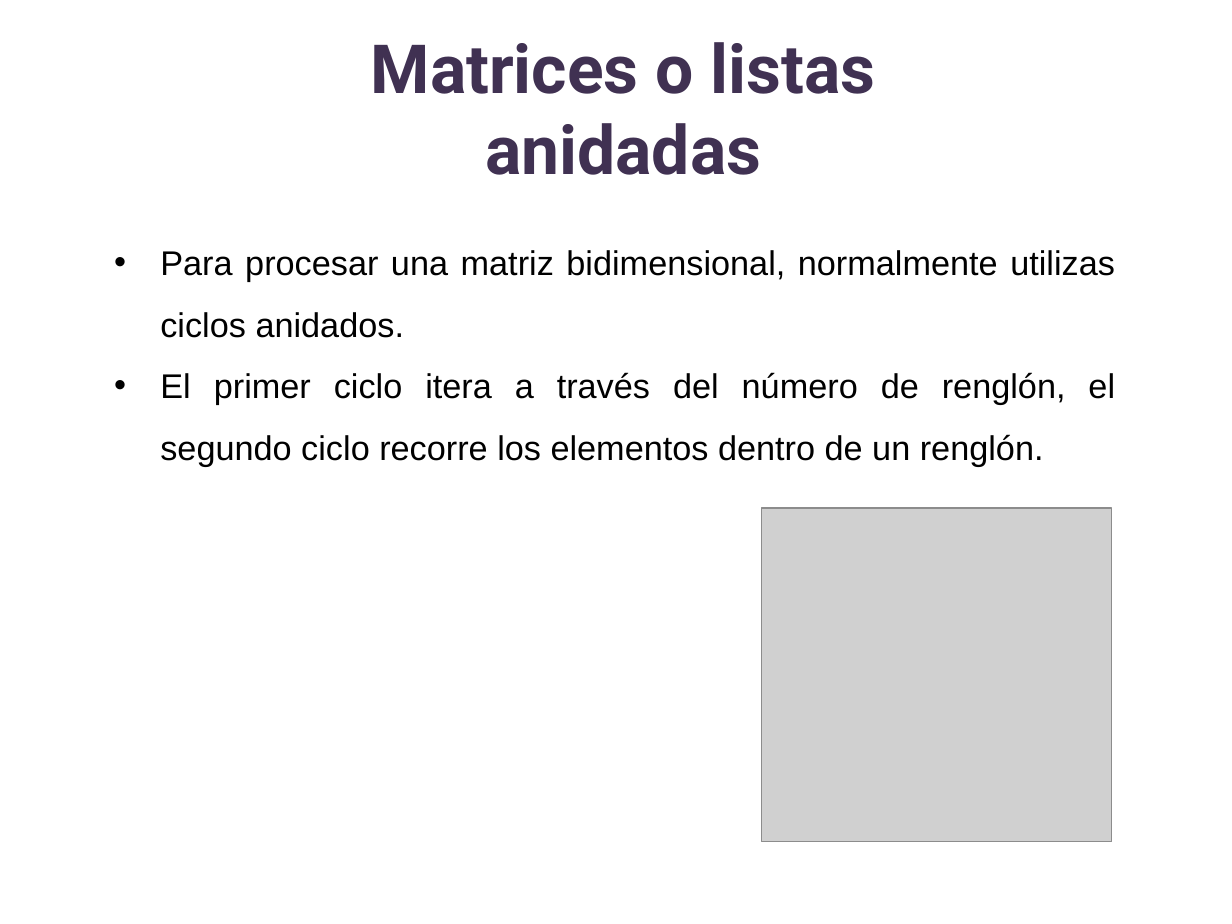
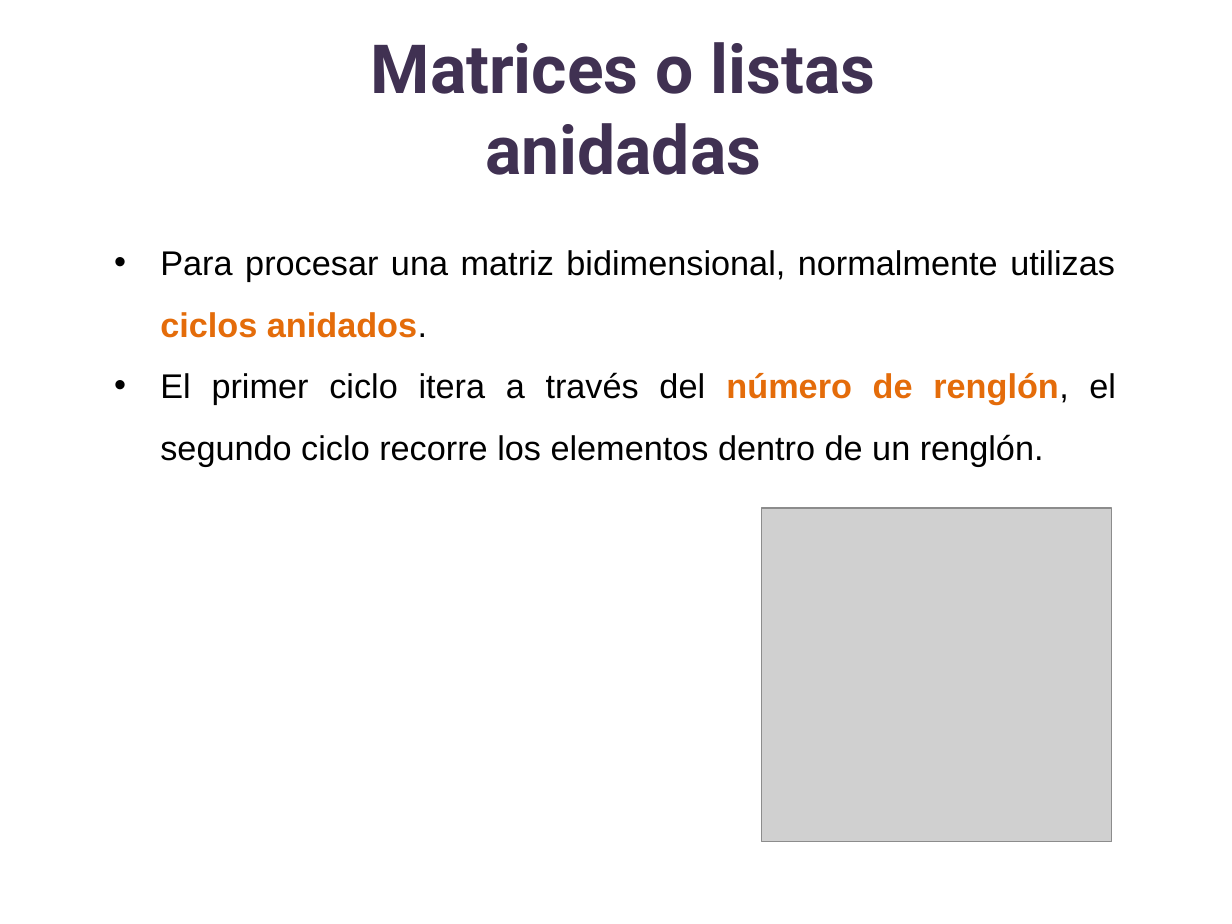
Before and after one commit to lizetheP/PensamientoC, a slide deck: slide 13 of calendario/documentos/8_Matrices.pptx. Drawn at 1232x924 pixels with LibreOffice and Linux fonts; fonts in the diff are those of the drawing; grey boxes stand for pictures. Boxes give left, top, right and bottom in pixels: in the first picture for what was removed or moved away, otherwise in the second. Text is boxed around its words. In the diff, an @@ line names an element or a change of style, - is before the commit and + after.

```diff
--- a/calendario/documentos/8_Matrices.pptx
+++ b/calendario/documentos/8_Matrices.pptx
@@ text "Para procesar una matriz bidimensional, ..." at <box>160,250,1116,466</box>: text colour #000000 to #E46C0A, bold on in "ciclos anidados.", "número de renglón," @@
```
Also in this commit, not shown: 3 other slides changed, 3 other files.
